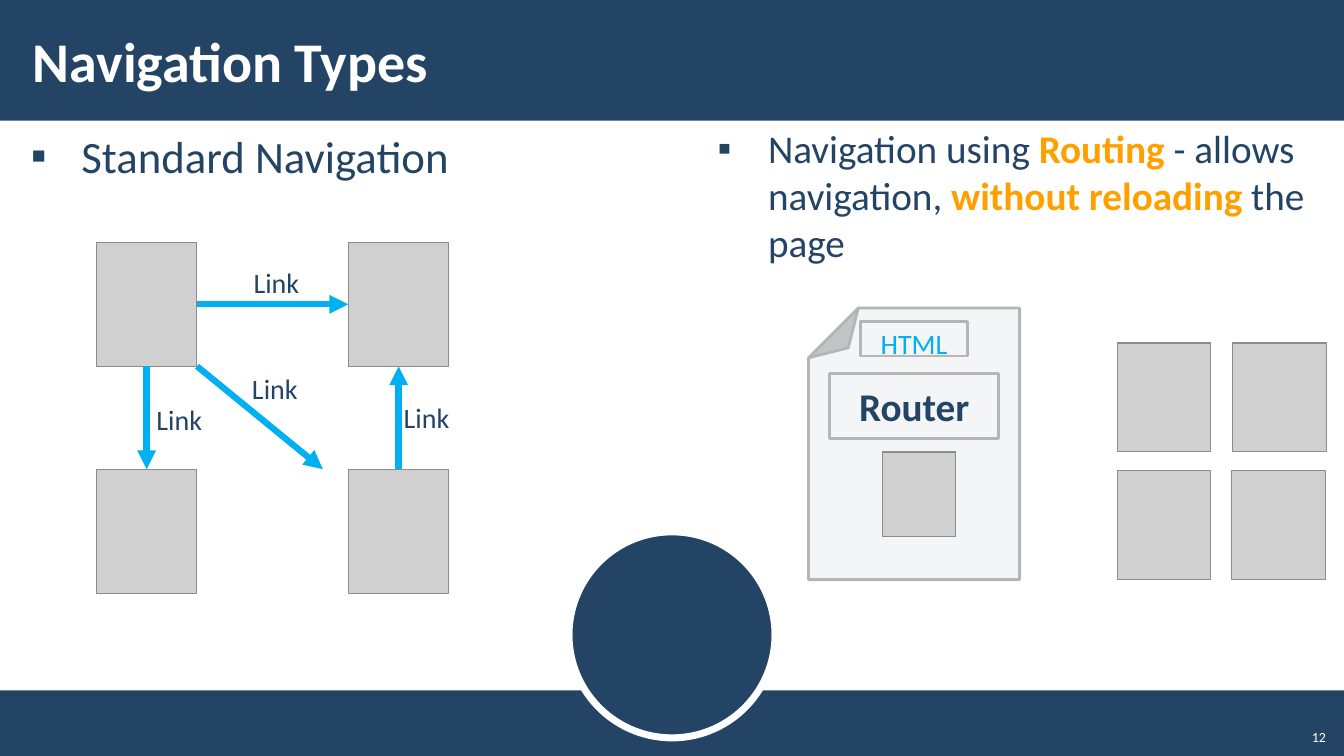
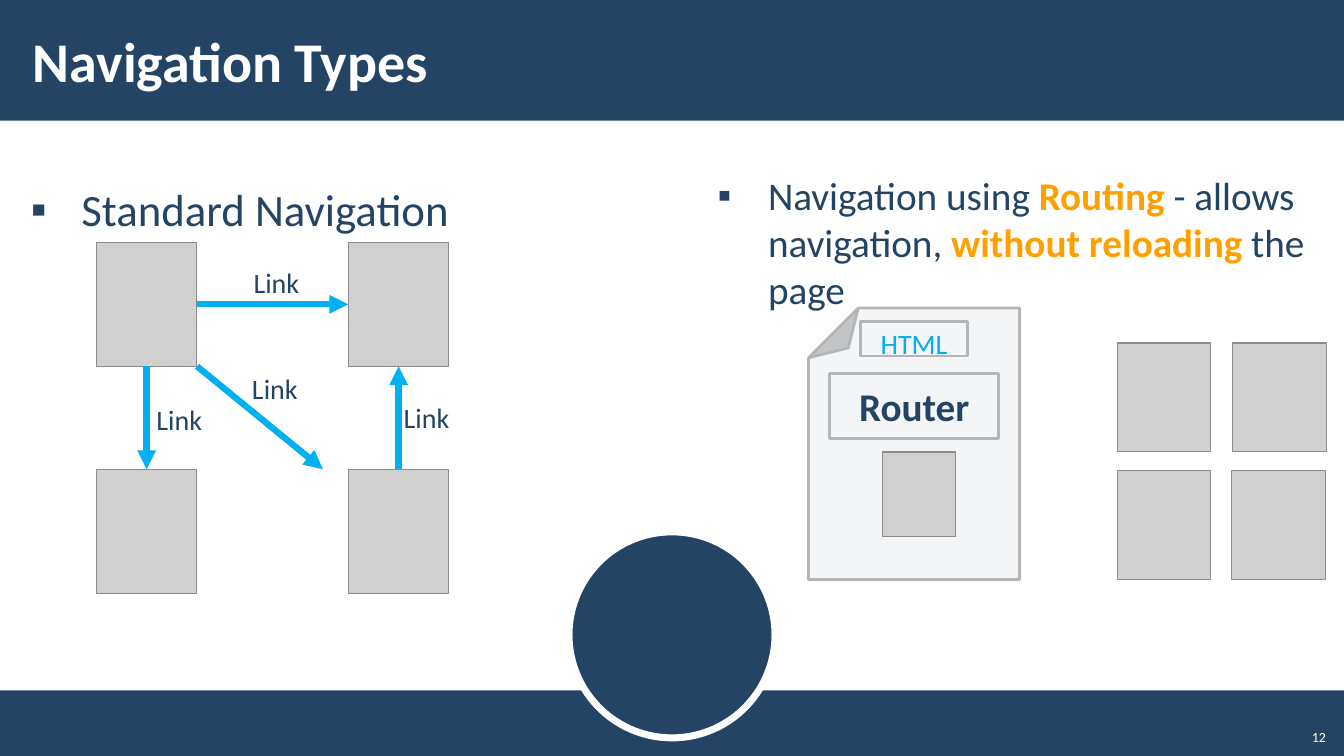
Before and after one commit to slazeRnet/JavaScript, a slide deck: slide 12 of JS Core/JS Applications/08-routing/lab/08. JS-Applications-Routing-and-Architecture.pptx. Drawn at 1344x756 pixels with LibreOffice and Linux fonts; fonts in the diff are those of the drawing; grey boxes stand for pictures; background and template pictures are left out. Boxes give left, top, right and bottom in pixels: in the first picture for what was removed or moved away, otherwise in the second. Text is boxed around its words. In the diff, an @@ line names an element or a change of style, - is before the commit and + after.

```diff
--- a/JS Core/JS Applications/08-routing/lab/08. JS-Applications-Routing-and-Architecture.pptx
+++ b/JS Core/JS Applications/08-routing/lab/08. JS-Applications-Routing-and-Architecture.pptx
@@ text "Navigation using Routing - allows ...": place and size @@
-text "Navigation using Routing - allows ..." at bbox=[768, 135, 1304, 264]
+text "Navigation using Routing - allows ..." at bbox=[768, 182, 1304, 311]
@@ text "Standard Navigation": place and size @@
-text "Standard Navigation" at bbox=[81, 142, 449, 181]
+text "Standard Navigation" at bbox=[81, 195, 449, 234]
```
Also in this commit, not shown: 1 other slide changed, 4 other files.
